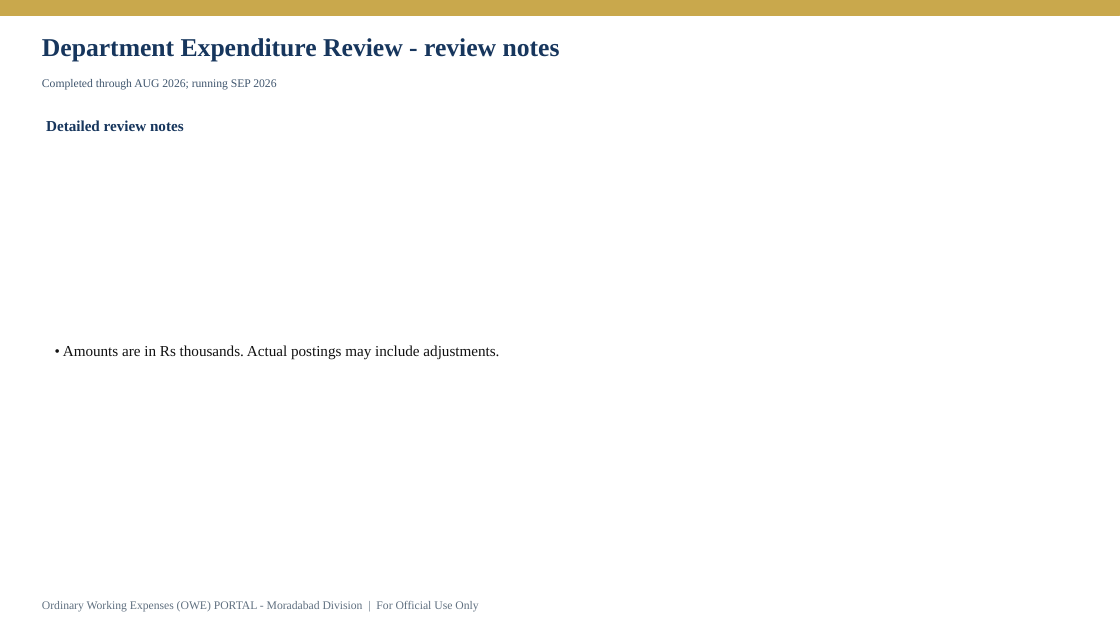
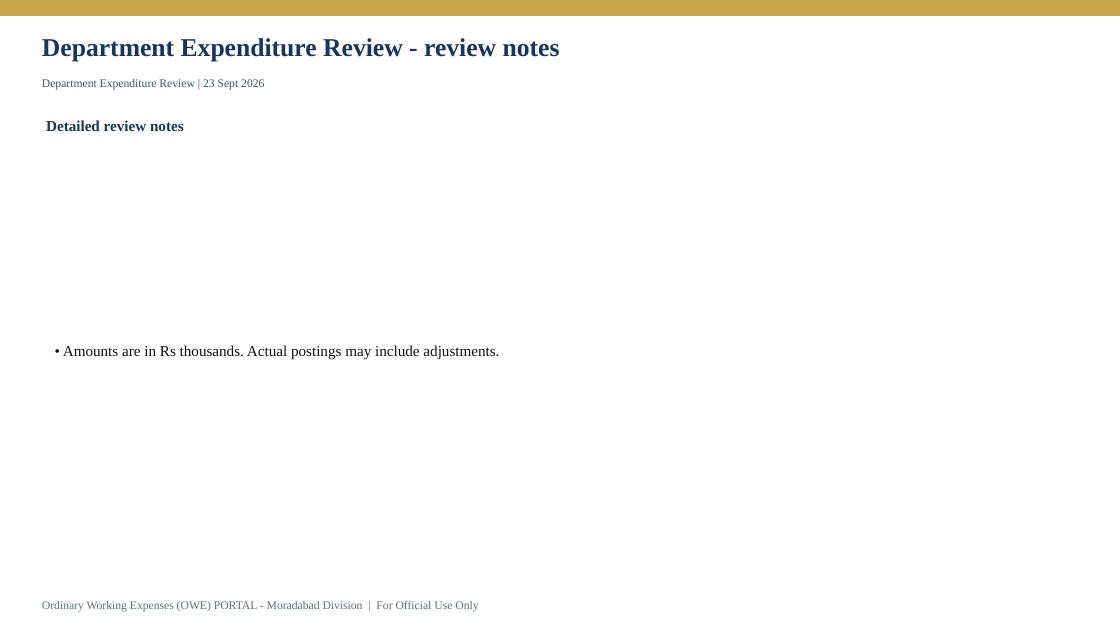
Before and after one commit to girishtiwari007/MBRLR, a slide deck: slide 19 of .export-validation/display/display.pptx. Drawn at 1120x630 pixels with LibreOffice and Linux fonts; fonts in the diff are those of the drawing. Boxes give left, top, right and bottom in pixels: in the first picture for what was removed or moved away, otherwise in the second. Text is boxed around its words. In the diff, an @@ line names an element or a change of style, - is before the commit and + after.

```diff
--- a/.export-validation/display/display.pptx
+++ b/.export-validation/display/display.pptx
@@ text at (42, 79, 264, 90): text changed @@
-Completed through AUG 2026; running SEP 2026
+Department Expenditure Review | 23 Sept 2026
```
Also in this commit, not shown: 2 other slides changed, 29 other files.
